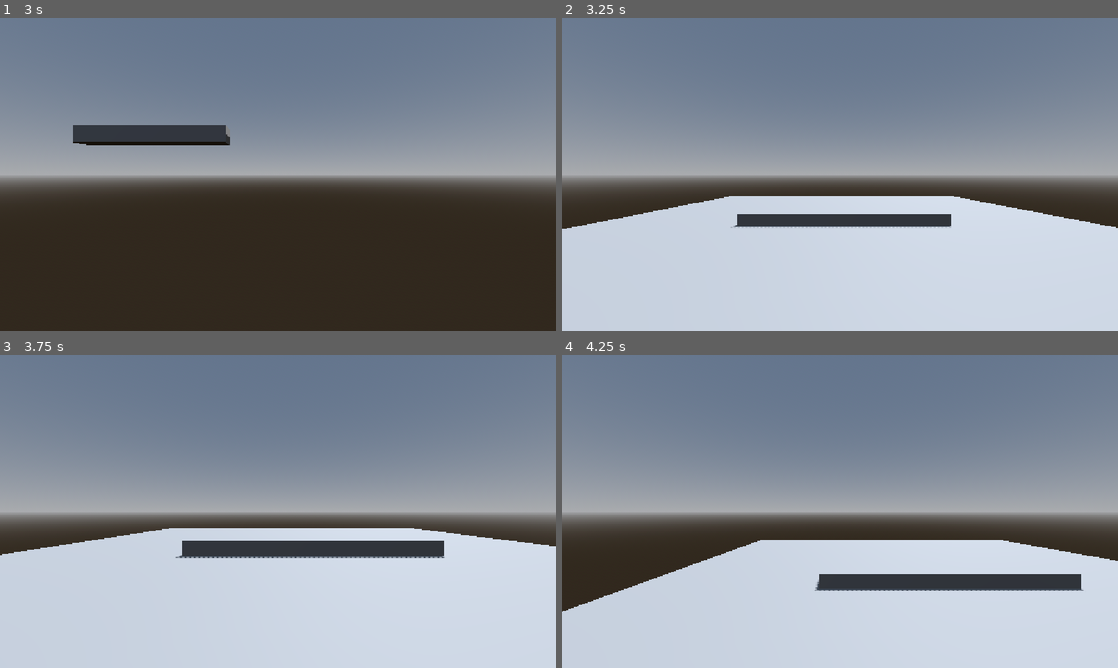
Above: before the commit, frames 1-4 (two rows, left to right).
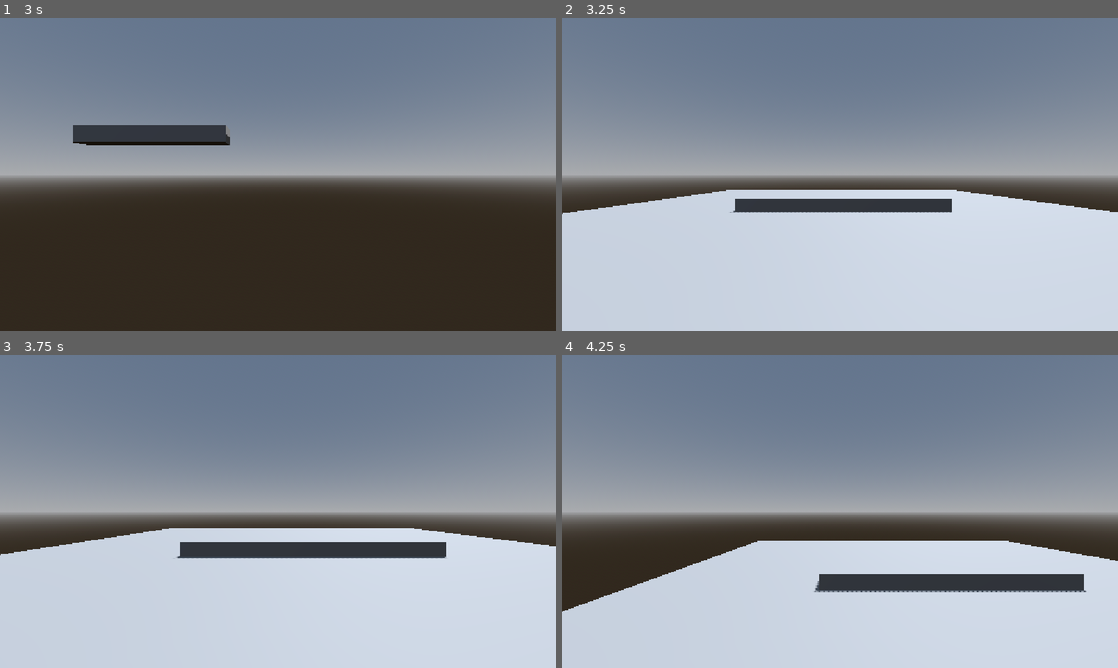
Above: after the commit, the same moments.

Repository: angrypig555/haven-game-2026
Game: Godot game, scene res://scenes/main.tscn
Two runs of this game, one before a commit and one after it. Both use one fixed random seed, a clock stepped at 60 frames per second and the inputs below.
Inputs:
- Up to frame 1 (3 s): tap Enter (ui_accept) at 0.5, 0.77, 1.52 s; hold D (right_strafe) 0.53-1.28 s; hold S (back) 1.28-2.03 s; hold D (right_strafe) 2.03-2.78 s; hold W (forward) from 2.78 s (still down)
- Up to frame 2 (3.25 s): keep holding W (forward); tap Enter (ui_accept) at 3.02 s
- Up to frame 3 (3.75 s): release W (forward) at 3.53 s; hold A (left_strafe) from 3.53 s (still down)
- Up to frame 4 (4.25 s): keep holding A (left_strafe); tap Enter (ui_accept) at 3.77 s

Frame 1 is identical in both runs. In frame 2, 6.3% of the frame differs, in the area x 0-100%, y 54-68%; in frame 3, 0.4%; in frame 4, 0.6%.

Commit message:
changed OOB handler to teleport player rather than restarting the scene

Diff:
--- a/haven-2026/scripts/oobhandler.gd
+++ b/haven-2026/scripts/oobhandler.gd
@@ -1,5 +1,5 @@
 extends Node3D
-
+@onready var player = get_node("../CharacterBody3D")
 
 # Called when the node enters the scene tree for the first time.
 func _ready() -> void:
@@ -12,4 +12,4 @@
 
 
 func _on_area_3d_body_shape_entered(body_rid: RID, body: Node3D, body_shape_index: int, local_shape_index: int) -> void:
-	get_tree().reload_current_scene()
+	player.transform.origin = Vector3(-0.15, 1.682, 9.362)
Not shown, added: haven-2026/sounds/Frozen.mp3.import
